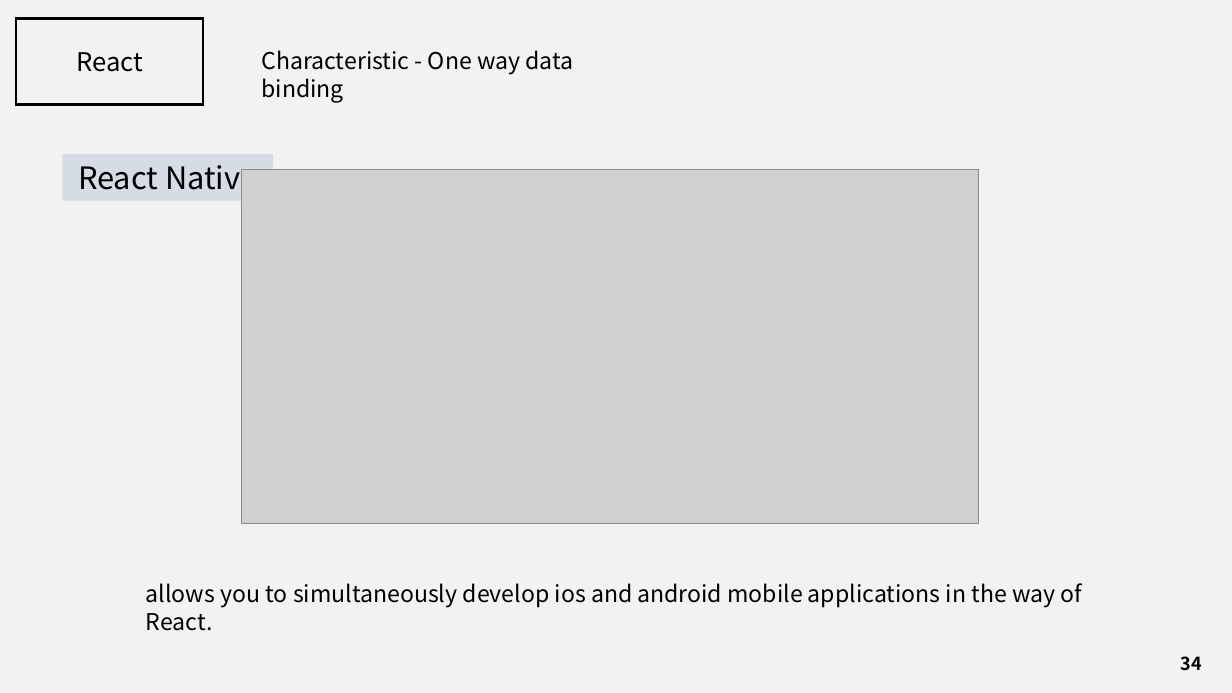
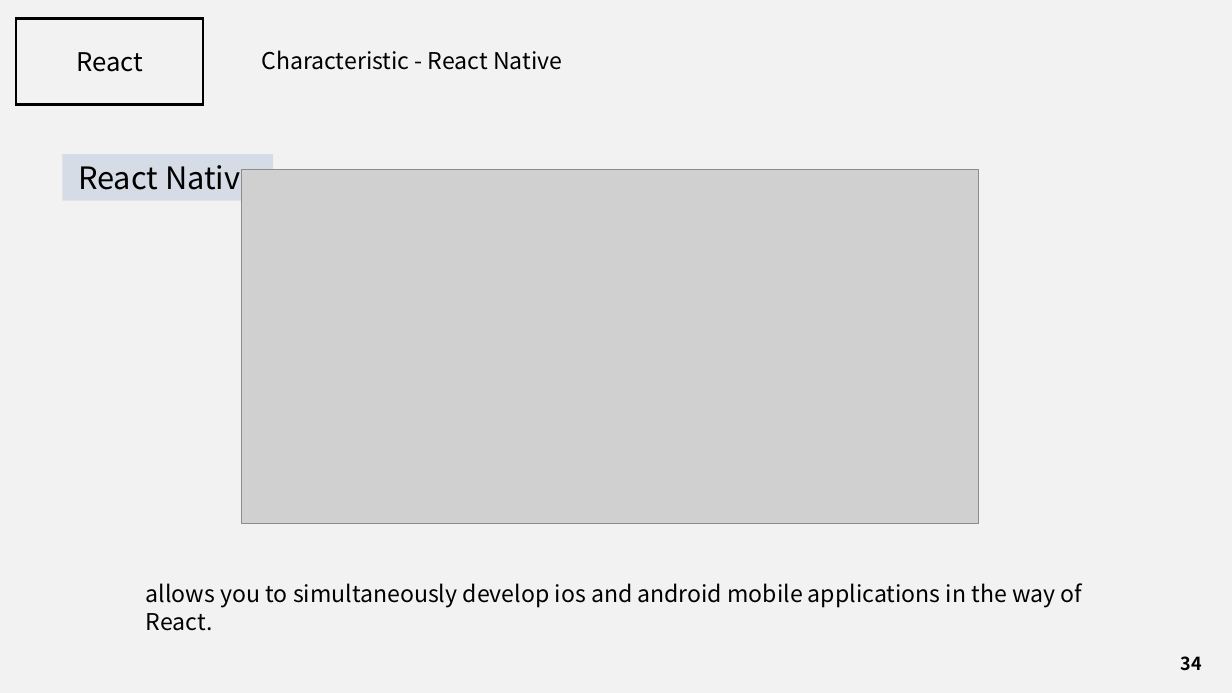
Before and after one commit to J3SUNG/Seminar, a slide deck: slide 34 of 210207_React.pptx. Drawn at 1232x693 pixels with LibreOffice and Linux fonts; fonts in the diff are those of the drawing; grey boxes stand for pictures. Boxes give left, top, right and bottom in pixels: in the first picture for what was removed or moved away, otherwise in the second. Text is boxed around its words. In the diff, an @@ line names an element or a change of style, - is before the commit and + after.

```diff
--- a/210207_React.pptx
+++ b/210207_React.pptx
@@ text at box(261, 50, 562, 70): text changed @@
-Characteristic - One way data binding
+Characteristic - React Native
```
Also in this commit, not shown: 2 other slides changed, 1 other file.
